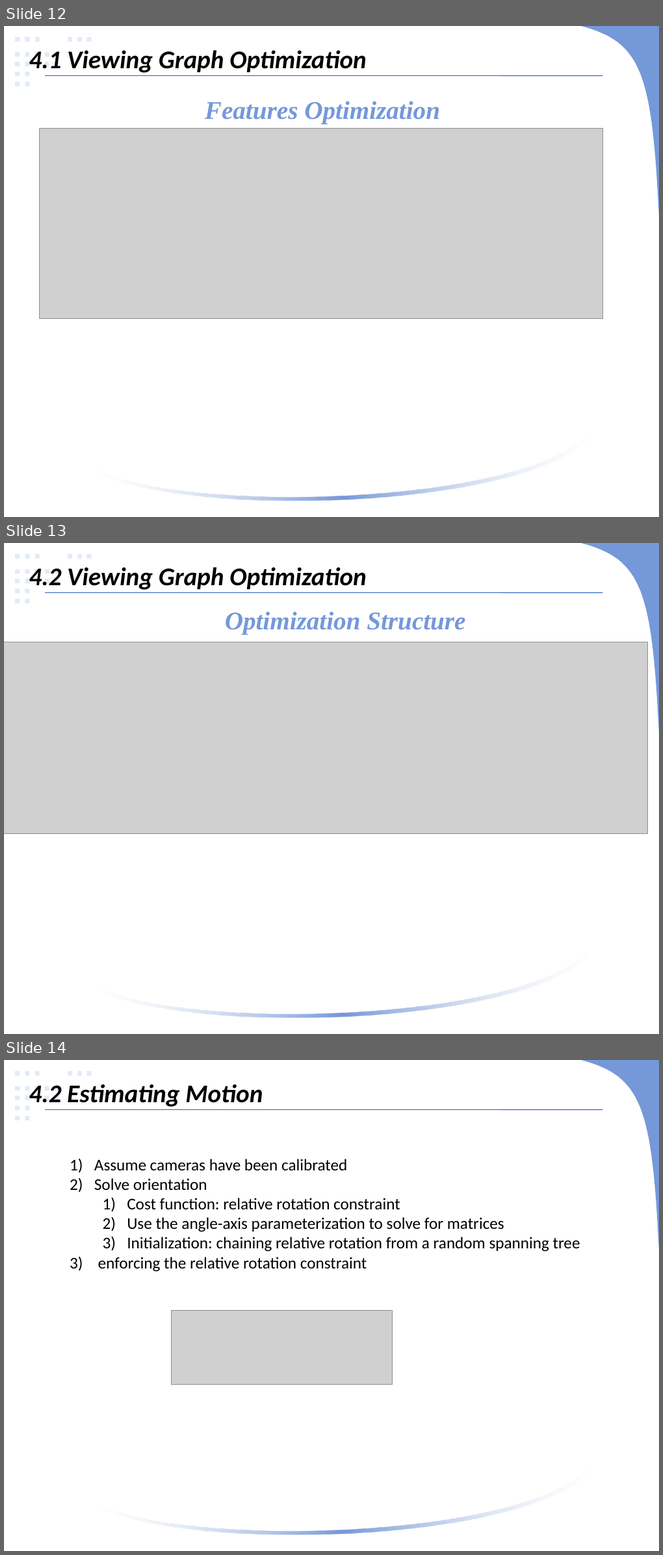
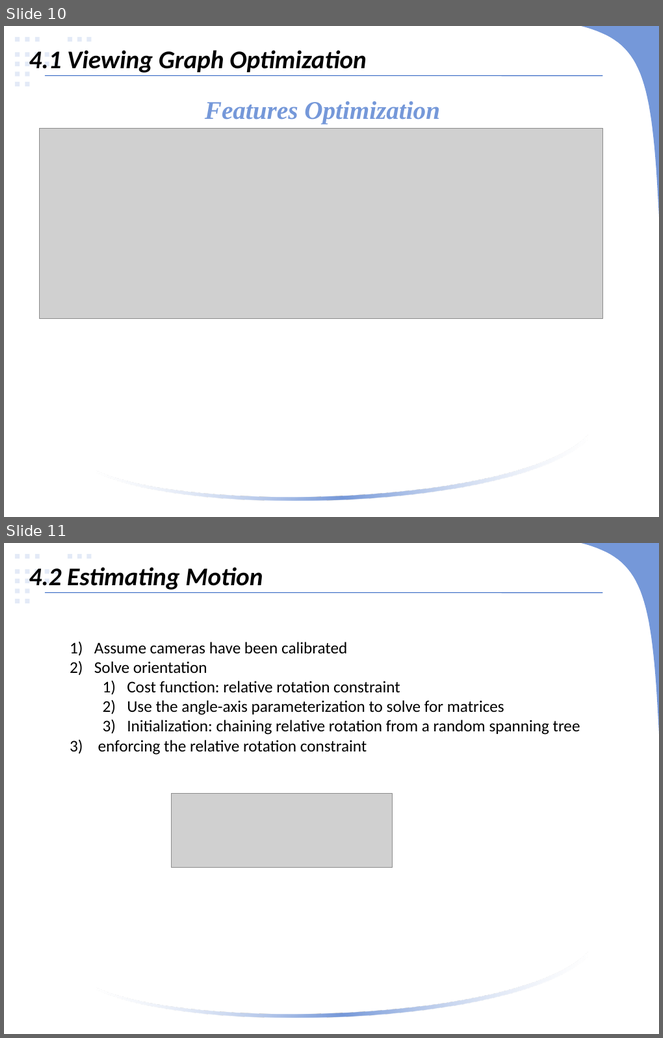
Before and after one commit to linlinge/monday-speech, a slide deck: 2019.03.25 ICCV 2015, Optimizing the Viewing Graph for Structure-from-Motion.pptx. Shown one above the other, each under a label of ours: slides 12, 13 and 14 before the commit, slides 10 and 11 after it. The pictures are 663x1555 and 663x1038 pixels, drawn with LibreOffice and Linux fonts; fonts in the diff are those of the drawing; grey boxes stand for pictures. Boxes give left, top, right and bottom in pixels: in the first picture for what was removed or moved away, otherwise in the second. Text is boxed around its words. In the diff, an @@ line names an element or a change of style, - is before the commit and + after.

```diff
--- a/2019.03.25 ICCV 2015, Optimizing the Viewing Graph for Structure-from-Motion.pptx
+++ b/2019.03.25 ICCV 2015, Optimizing the Viewing Graph for Structure-from-Motion.pptx
@@ slide 13 removed at [4, 543, 659, 1034], background #00B050; not listed: 23 template elements that a slide beside it also shows @@
@@ text removed at [29, 567, 367, 590] @@
-4.2 Viewing Graph Optimization
@@ line removed from (44, 593) to (603, 593) @@
@@ text removed at [225, 612, 466, 634] @@
-Optimization Structure
@@ picture removed at [4, 642, 648, 834] @@
@@ what was slide 12 is now slide 10 @@
@@ what was slide 14 is now slide 11 @@
```
Also in this commit, not shown: 7 slides changed, 3 other slides removed.
